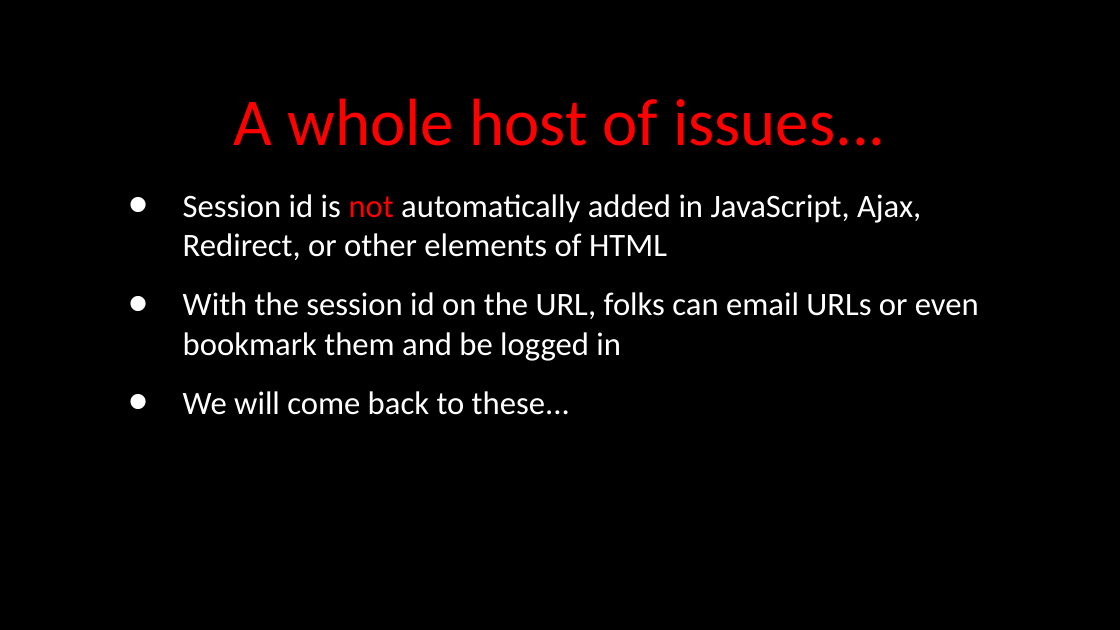
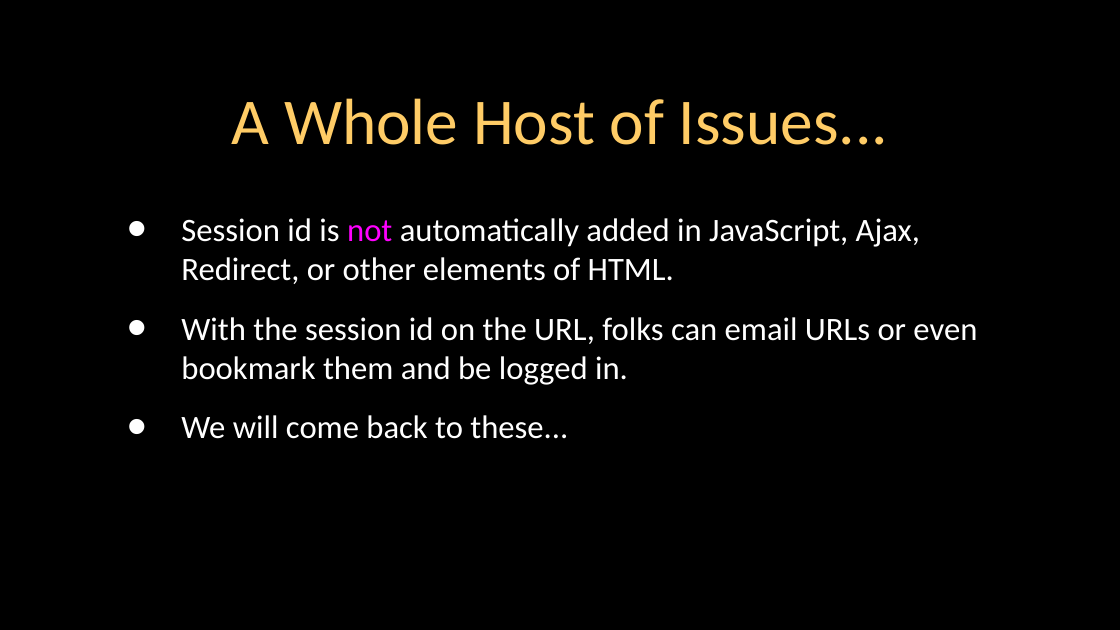
Before and after one commit to csev/wa4e, a slide deck: slide 35 of lectures/PHP-07-Cookies-Sessions.ppt. Drawn at 1120x630 pixels with LibreOffice and Linux fonts; fonts in the diff are those of the drawing. Boxes give left, top, right and bottom in pixels: in the first picture for what was removed or moved away, otherwise in the second. Text is boxed around its words. In the diff, an @@ line names an element or a change of style, - is before the commit and + after.

```diff
--- a/lectures/PHP-07-Cookies-Sessions.ppt
+++ b/lectures/PHP-07-Cookies-Sessions.ppt
@@ title at <box>231,98,888,145</box>: text changed; size 43 to 42 pt; text colour #FF0000 to #FFCC66 @@
-A whole host of issues...
+A Whole Host of Issues...
@@ text "Session id is not automatically ...": place and size @@
-text "Session id is not automatically ..." at <box>183,194,979,415</box>
+text "Session id is not automatically ..." at <box>181,218,977,439</box>
@@ text at <box>181,218,977,385</box>: text changed @@
-• Session id is not automatically added in JavaScript, Ajax, Redirect, or other elements of HTML
-• With the session id on the URL, folks can email URLs or even bookmark them and be logged in
+• Session id is not automatically added in JavaScript, Ajax, Redirect, or other elements of HTML.
+• With the session id on the URL, folks can email URLs or even bookmark them and be logged in.
```
Also in this commit, not shown: 34 other slides changed, 3 other files.
